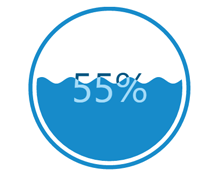
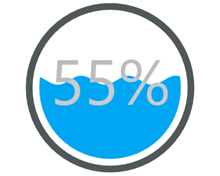
Two versions of the same layered image (220×176). Layer-by-layer changes:
painted on "Layer 1" over bbox(25, 3, 195, 173)
